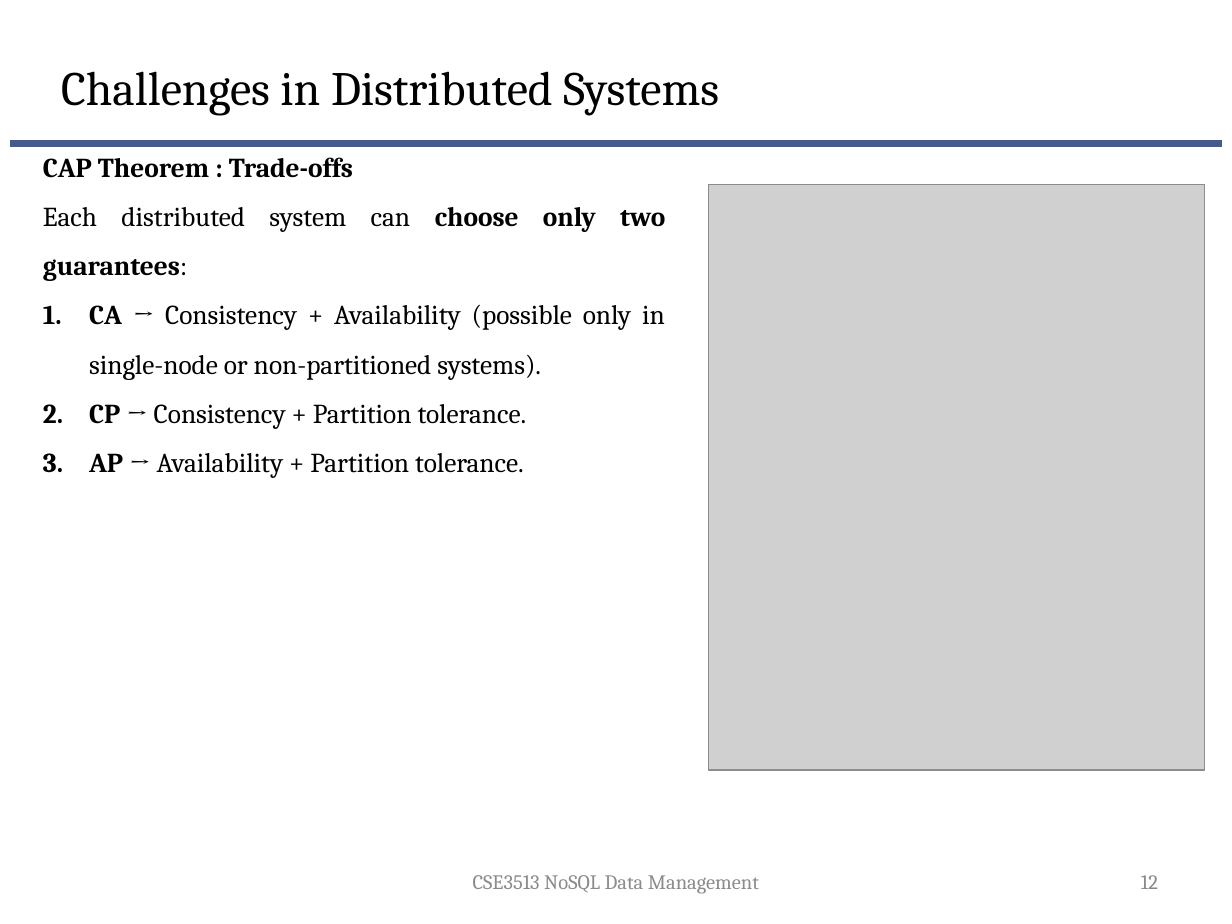
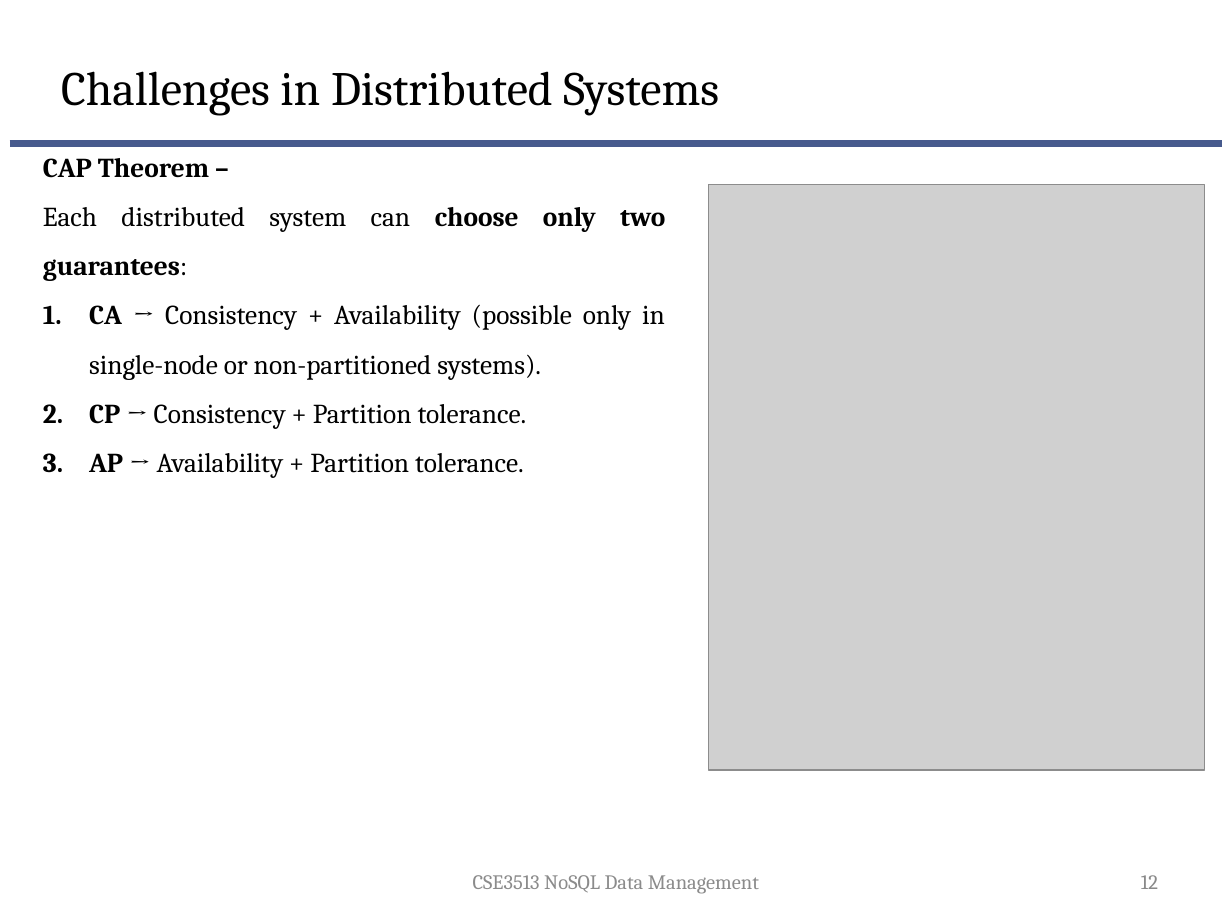
Before and after one commit to suniljeevan/NOSQL-2025, a slide deck: slide 12 of THEORY COURSE MATERIALS/Module 2.pptx. Drawn at 1232x924 pixels with LibreOffice and Linux fonts; fonts in the diff are those of the drawing; grey boxes stand for pictures; background and template pictures are left out. Boxes give left, top, right and bottom in pixels: in the first picture for what was removed or moved away, otherwise in the second. Text is boxed around its words. In the diff, an @@ line names an element or a change of style, - is before the commit and + after.

```diff
--- a/THEORY COURSE MATERIALS/Module 2.pptx
+++ b/THEORY COURSE MATERIALS/Module 2.pptx
@@ text at (43,158,209,178): text changed @@
-CAP Theorem : Trade-offs
+CAP Theorem –
```
Also in this commit, not shown: 3 other slides changed, 1 slide added, 2 slides removed, 3 other files.
